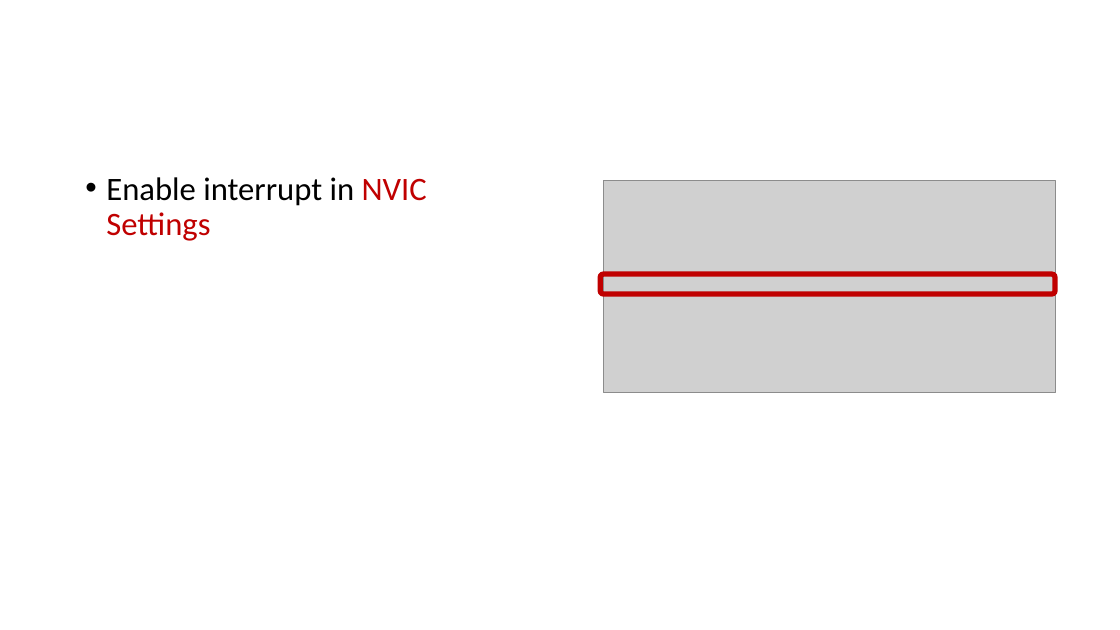
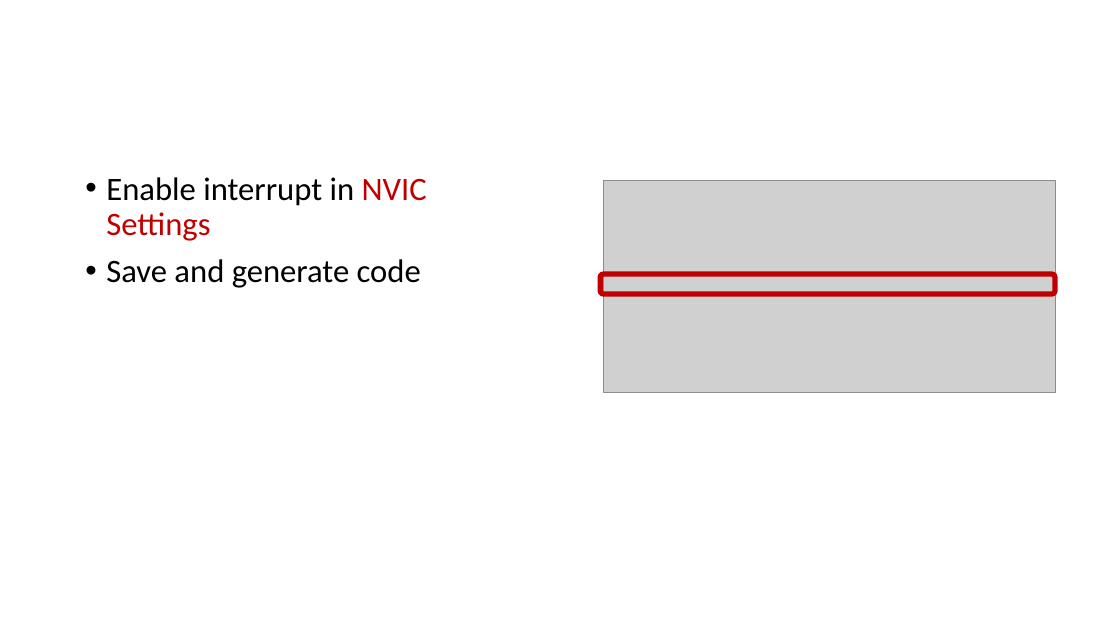
Before and after one commit to Engineering-entrepreneurship-club/stm32-workshop, a slide deck: slide 18 of STM32_Workshop.pptx (slide 29 before the commit). Drawn at 1120x630 pixels with LibreOffice and Linux fonts; fonts in the diff are those of the drawing; grey boxes stand for pictures. Boxes give left, top, right and bottom in pixels: in the first picture for what was removed or moved away, otherwise in the second. Text is boxed around its words. In the diff, an @@ line names an element or a change of style, - is before the commit and + after.

```diff
--- a/STM32_Workshop.pptx
+++ b/STM32_Workshop.pptx
@@ text at <box>106,259,421,288</box>: paragraph added @@
+• Save and generate code
```
Also in this commit, not shown: 5 other slides changed, 1 slide removed.
